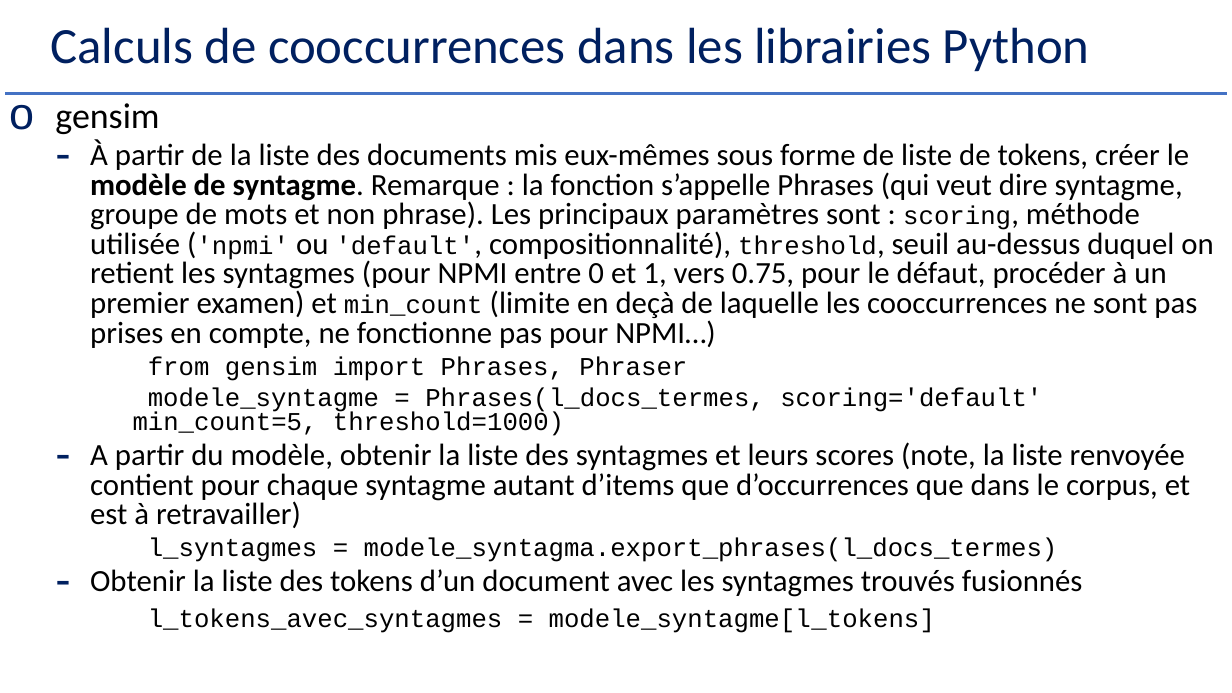
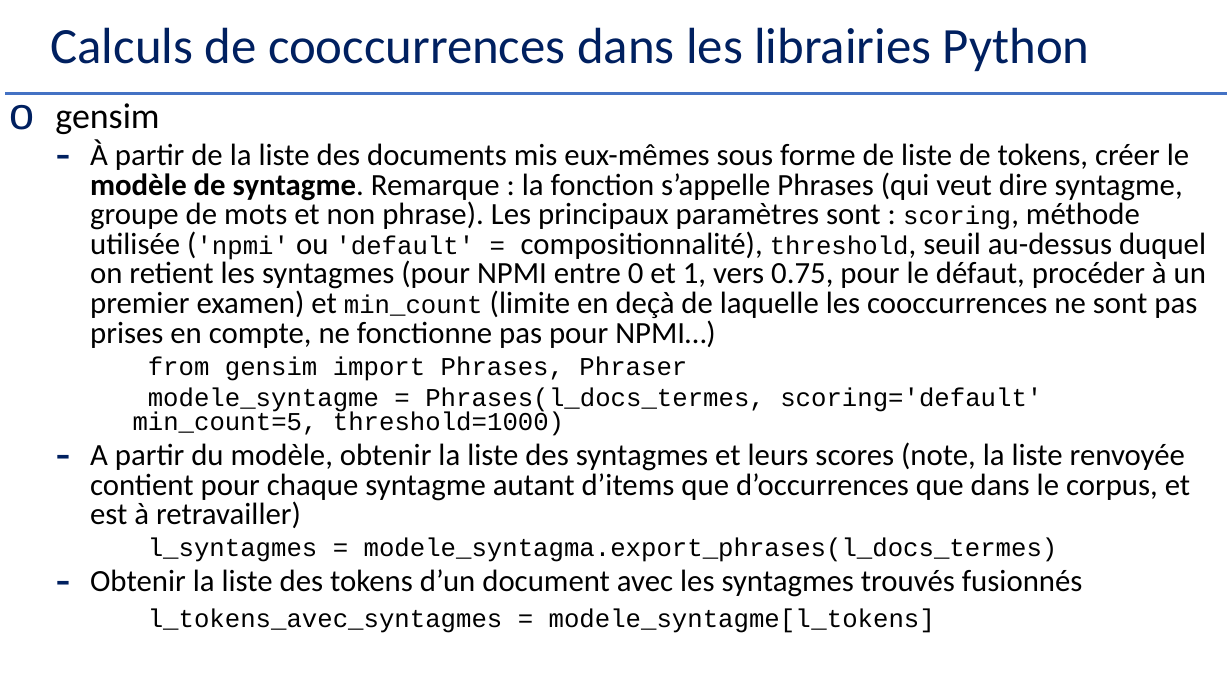
Before and after one commit to Herve-Guerin/cours-NLP-Gustave-Eiffel, a slide deck: slide 10 of Slides/NLP et Analyse Textuelle V2 - 2.pptx (slide 9 before the commit). Drawn at 1232x693 pixels with LibreOffice and Linux fonts; fonts in the diff are those of the drawing. Boxes give left, top, right and bottom in pixels: in the first picture for what was removed or moved away, otherwise in the second. Text is boxed around its words. In the diff, an @@ line names an element or a change of style, - is before the commit and + after.

```diff
--- a/Slides/NLP et Analyse Textuelle V2 - 2.pptx
+++ b/Slides/NLP et Analyse Textuelle V2 - 2.pptx
@@ text at (90,139,1206,348): text changed @@
-  – À partir de la liste des documents mis eux-mêmes sous forme de liste de tokens, créer le modèle de syntagme. Remarque : la fonction s’appelle Phrases (qui veut dire syntagme, groupe de mots et non phrase). Les principaux paramètres sont : scoring, méthode utilisée ('npmi' ou 'default', compositionnalité), threshold, seuil au-dessus duquel on retient les syntagmes (pour NPMI entre 0 et 1, vers 0.75, pour le défaut, procéder à un premier examen) et min_count (limite en deçà de laquelle les cooccurrences ne sont pas prises en compte, ne fonctionne pas pour NPMI…)
+  – À partir de la liste des documents mis eux-mêmes sous forme de liste de tokens, créer le modèle de syntagme. Remarque : la fonction s’appelle Phrases (qui veut dire syntagme, groupe de mots et non phrase). Les principaux paramètres sont : scoring, méthode utilisée ('npmi' ou 'default' = compositionnalité), threshold, seuil au-dessus duquel on retient les syntagmes (pour NPMI entre 0 et 1, vers 0.75, pour le défaut, procéder à un premier examen) et min_count (limite en deçà de laquelle les cooccurrences ne sont pas prises en compte, ne fonctionne pas pour NPMI…)
```
Also in this commit, not shown: 15 other slides changed, 1 slide added, 51 slides removed, 2 other files.
